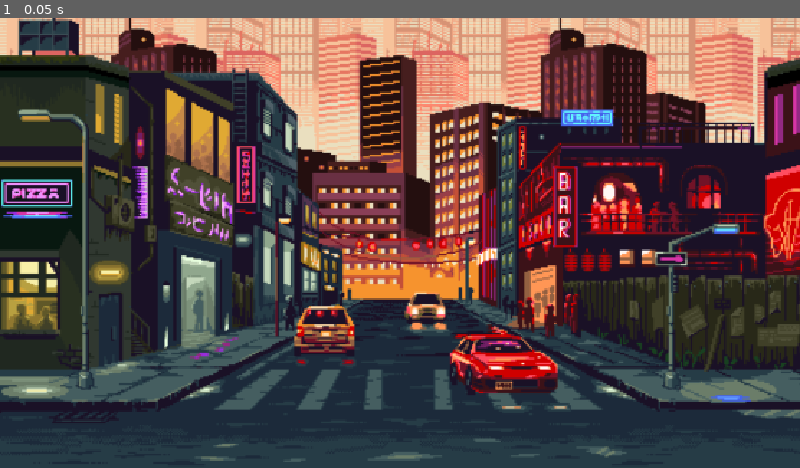
Above: before the commit, frame 1.
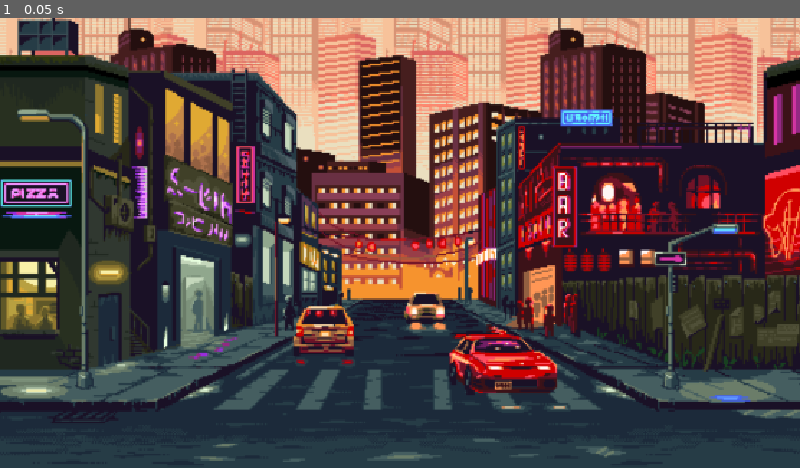
Above: after the commit, the same moment.

Repository: emmanuelokeke/2D-Game-DEEC
Game: Godot game, scene res://present.tscn
Same seed, same stepped clock (60 frames per second), same inputs: the game is played once before the commit and once after it. This scene is started directly instead of the project's main scene.
Inputs:
- Up to frame 1 (0.05 s): no input

The runs differ from the first frame. In frame 1, 8.4% of the frame differs, in the area x 0-100%, y 0-87%.

Commit message:
movement

Diff:
--- /dev/null
+++ b/2d-game-project/main_player.gd
@@ -0,0 +1,25 @@
+extends CharacterBody2D
+
+@export var speed = 10
+var score = 0
+
+func _logic(delta):
+	if Input.is_action_pressed("ui_up"):
+		velocity.y -= speed
+	elif Input.is_action_pressed("ui_down"):
+		velocity.y += speed
+	elif Input.is_action_pressed("ui_left"):
+		velocity.x -= speed
+	elif Input.is_action_pressed("ui_right"):
+		velocity.x += speed
+	else:
+		velocity = Vector2(0,0)
+		pass
+	move_and_slide()
+
+func change_score(amount):
+	score += amount
+	$CanvasLayer/HBoxContainer/Score.text = str(score)
+
+func sucess():
+	print("nice!")
--- /dev/null
+++ b/2d-game-project/main_player.tscn
@@ -0,0 +1,12 @@
+[gd_scene load_steps=3 format=3 uid="uid://dwjvtmegtepmr"]
+
+[ext_resource type="Script" uid="uid://d4n0sgcgqn0ft" path="res://main_player.gd" id="1_mlqkk"]
+
+[sub_resource type="RectangleShape2D" id="RectangleShape2D_mlqkk"]
+
+[node name="mainPlayer" type="CharacterBody2D"]
+script = ExtResource("1_mlqkk")
+
+[node name="CollisionShape2D" type="CollisionShape2D" parent="."]
+position = Vector2(0.5, 0.5)
+shape = SubResource("RectangleShape2D_mlqkk")
--- a/2d-game-project/present.gd
+++ b/2d-game-project/present.gd
@@ -1,5 +1,4 @@
 extends Node2D
-
 
 # Called when the node enters the scene tree for the first time.
 func _ready() -> void:
--- a/2d-game-project/present.tscn
+++ b/2d-game-project/present.tscn
@@ -1,8 +1,16 @@
-[gd_scene load_steps=4 format=3 uid="uid://m3hil2r2br5r"]
+[gd_scene load_steps=5 format=3 uid="uid://m3hil2r2br5r"]
 
 [ext_resource type="Texture2D" uid="uid://d1w0m55400iaw" path="res://Present/city.png" id="1_svm2c"]
 [ext_resource type="Script" uid="uid://b63f7cd0qsbwi" path="res://present.gd" id="1_t87ex"]
 [ext_resource type="Script" uid="uid://b53t1n1ytv2au" path="res://canvas_layer.gd" id="2_hdxfg"]
+
+[sub_resource type="SpriteFrames" id="SpriteFrames_5ylp3"]
+animations = [{
+"frames": [],
+"loop": true,
+"name": &"new_animation",
+"speed": 5.0
+}]
 
 [node name="SecondaryScene" type="Node2D"]
 script = ExtResource("1_t87ex")
@@ -15,10 +23,19 @@
 
 [node name="TextureRect" type="TextureRect" parent="CanvasLayer"]
 layout_direction = 4
+offset_left = -1.0
 offset_top = -4.0
-offset_right = 1162.0
+offset_right = 1663.3529
 offset_bottom = 654.0
 texture = ExtResource("1_svm2c")
 expand_mode = 3
 
 [node name="Camera2D" type="Camera2D" parent="."]
+position = Vector2(577, 318)
+
+[node name="AnimatedSprite2D" type="AnimatedSprite2D" parent="."]
+position = Vector2(-30.000002, 469.00003)
+scale = Vector2(0.45, 0.45)
+sprite_frames = SubResource("SpriteFrames_5ylp3")
+animation = &"new_animation"
+centered = false
--- a/2d-game-project/project.godot
+++ b/2d-game-project/project.godot
@@ -13,8 +13,44 @@
 config/name="2d game project"
 run/main_scene="uid://ccly4xcjkyvdf"
 config/features=PackedStringArray("4.5", "Forward Plus")
+boot_splash/image="uid://d1w0m55400iaw"
 config/icon="res://icon.svg"
 
 [display]
 
 window/stretch/mode="canvas_items"
+
+[input]
+
+ui_left={
+"deadzone": 0.5,
+"events": [Object(InputEventKey,"resource_local_to_scene":false,"resource_name":"","device":0,"window_id":0,"alt_pressed":false,"shift_pressed":false,"ctrl_pressed":false,"meta_pressed":false,"pressed":false,"keycode":4194319,"physical_keycode":0,"key_label":0,"unicode":0,"location":0,"echo":false,"script":null)
+, Object(InputEventJoypadButton,"resource_local_to_scene":false,"resource_name":"","device":0,"button_index":13,"pressure":0.0,"pressed":false,"script":null)
+, Object(InputEventJoypadMotion,"resource_local_to_scene":false,"resource_name":"","device":0,"axis":0,"axis_value":-1.0,"script":null)
+, Object(InputEventKey,"resource_local_to_scene":false,"resource_name":"","device":-1,"window_id":0,"alt_pressed":false,"shift_pressed":false,"ctrl_pressed":false,"meta_pressed":false,"pressed":false,"keycode":0,"physical_keycode":65,"key_label":0,"unicode":97,"location":0,"echo":false,"script":null)
+]
+}
+ui_right={
+"deadzone": 0.5,
+"events": [Object(InputEventKey,"resource_local_to_scene":false,"resource_name":"","device":0,"window_id":0,"alt_pressed":false,"shift_pressed":false,"ctrl_pressed":false,"meta_pressed":false,"pressed":false,"keycode":4194321,"physical_keycode":0,"key_label":0,"unicode":0,"location":0,"echo":false,"script":null)
+, Object(InputEventJoypadButton,"resource_local_to_scene":false,"resource_name":"","device":0,"button_index":14,"pressure":0.0,"pressed":false,"script":null)
+, Object(InputEventJoypadMotion,"resource_local_to_scene":false,"resource_name":"","device":0,"axis":0,"axis_value":1.0,"script":null)
+, Object(InputEventKey,"resource_local_to_scene":false,"resource_name":"","device":-1,"window_id":0,"alt_pressed":false,"shift_pressed":false,"ctrl_pressed":false,"meta_pressed":false,"pressed":false,"keycode":0,"physical_keycode":68,"key_label":0,"unicode":100,"location":0,"echo":false,"script":null)
+]
+}
+ui_up={
+"deadzone": 0.5,
+"events": [Object(InputEventKey,"resource_local_to_scene":false,"resource_name":"","device":0,"window_id":0,"alt_pressed":false,"shift_pressed":false,"ctrl_pressed":false,"meta_pressed":false,"pressed":false,"keycode":4194320,"physical_keycode":0,"key_label":0,"unicode":0,"location":0,"echo":false,"script":null)
+, Object(InputEventJoypadButton,"resource_local_to_scene":false,"resource_name":"","device":0,"button_index":11,"pressure":0.0,"pressed":false,"script":null)
+, Object(InputEventJoypadMotion,"resource_local_to_scene":false,"resource_name":"","device":0,"axis":1,"axis_value":-1.0,"script":null)
+, Object(InputEventKey,"resource_local_to_scene":false,"resource_name":"","device":-1,"window_id":0,"alt_pressed":false,"shift_pressed":false,"ctrl_pressed":false,"meta_pressed":false,"pressed":false,"keycode":0,"physical_keycode":87,"key_label":0,"unicode":119,"location":0,"echo":false,"script":null)
+]
+}
+ui_down={
+"deadzone": 0.5,
+"events": [Object(InputEventKey,"resource_local_to_scene":false,"resource_name":"","device":0,"window_id":0,"alt_pressed":false,"shift_pressed":false,"ctrl_pressed":false,"meta_pressed":false,"pressed":false,"keycode":4194322,"physical_keycode":0,"key_label":0,"unicode":0,"location":0,"echo":false,"script":null)
+, Object(InputEventJoypadButton,"resource_local_to_scene":false,"resource_name":"","device":0,"button_index":12,"pressure":0.0,"pressed":false,"script":null)
+, Object(InputEventJoypadMotion,"resource_local_to_scene":false,"resource_name":"","device":0,"axis":1,"axis_value":1.0,"script":null)
+, Object(InputEventKey,"resource_local_to_scene":false,"resource_name":"","device":-1,"window_id":0,"alt_pressed":false,"shift_pressed":false,"ctrl_pressed":false,"meta_pressed":false,"pressed":false,"keycode":0,"physical_keycode":83,"key_label":0,"unicode":115,"location":0,"echo":false,"script":null)
+]
+}
Not shown, added: 2d-game-project/main_player.gd.uid
